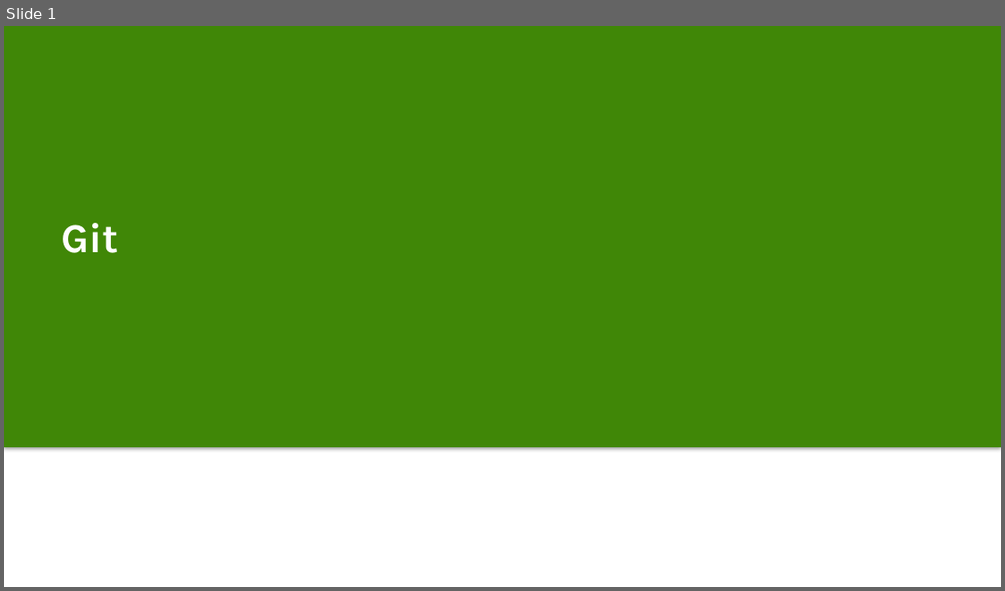
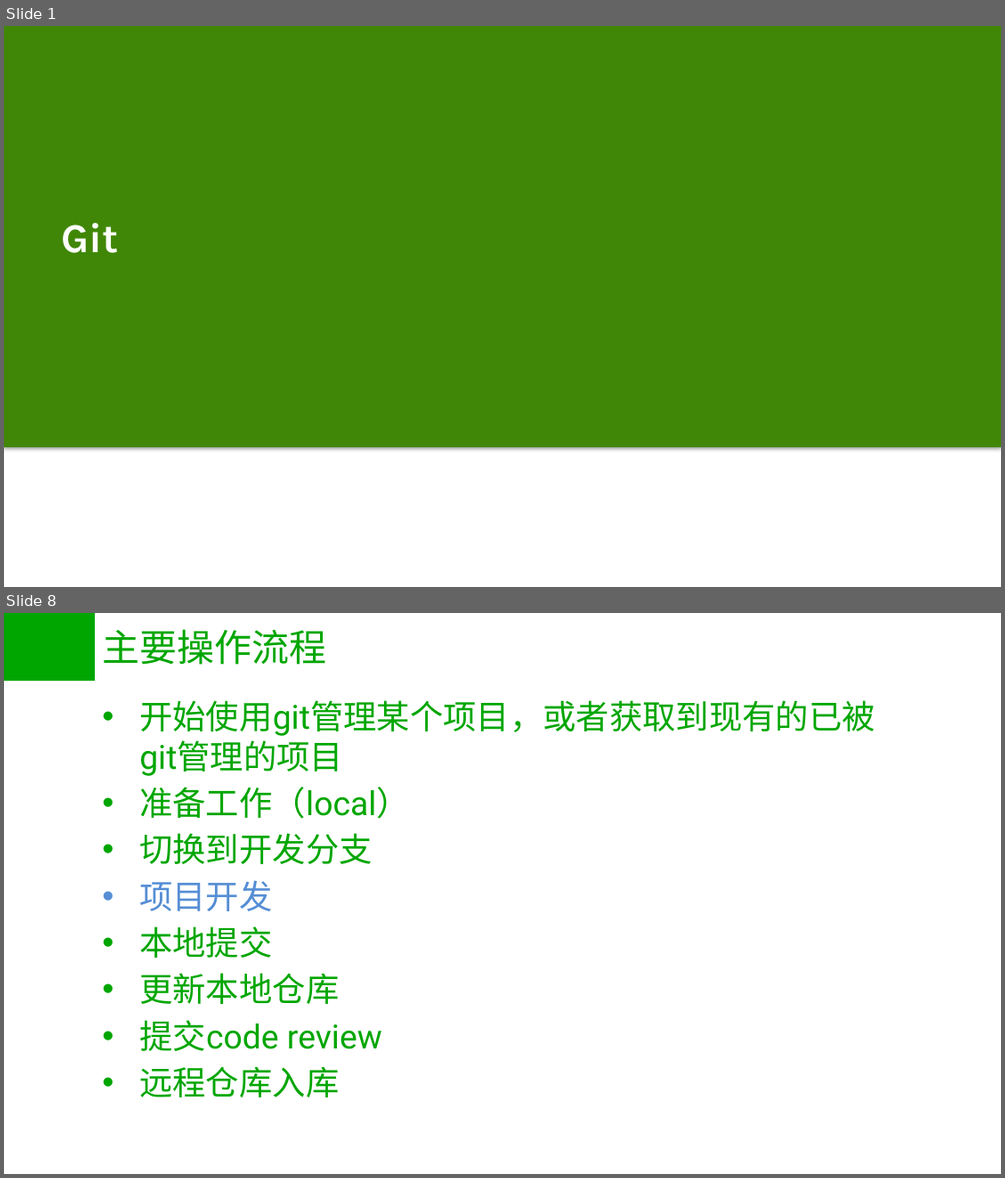
Before and after one commit to dannl/git_test, a slide deck: git.pptx. Shown one above the other, each under a label of ours: slide 1 before the commit, slides 1 and 8 after it; the slides between them are not shown. The pictures are 1005x591 and 1005x1178 pixels, drawn with LibreOffice and Linux fonts; fonts in the diff are those of the drawing; background and template pictures are left out. Boxes give left, top, right and bottom in pixels: in the first picture for what was removed or moved away, otherwise in the second. Text is boxed around its words. In the diff, an @@ line names an element or a change of style, - is before the commit and + after.

```diff
--- a/git.pptx
+++ b/git.pptx
@@ slide 8 added at (4, 613, 1001, 1174), background #CCE8CF @@
@@ rectangle added at (4, 613, 95, 681), fill #00A600 @@
@@ title added at (102, 629, 326, 665), 36 pt, text #00A600 @@
+主要操作流程
@@ text added at (139, 700, 875, 1097), 32 pt, text #00A600 @@
+• 开始使用git管理某个项目，或者获取到现有的已被git管理的项目
+• 准备工作（local）
+• 切换到开发分支
+• 项目开发
+• 本地提交
+• 更新本地仓库
+• 提交code review
+• 远程仓库入库
```
Also in this commit, not shown: 4 slides changed, 11 other slides added, 1 slide removed.
